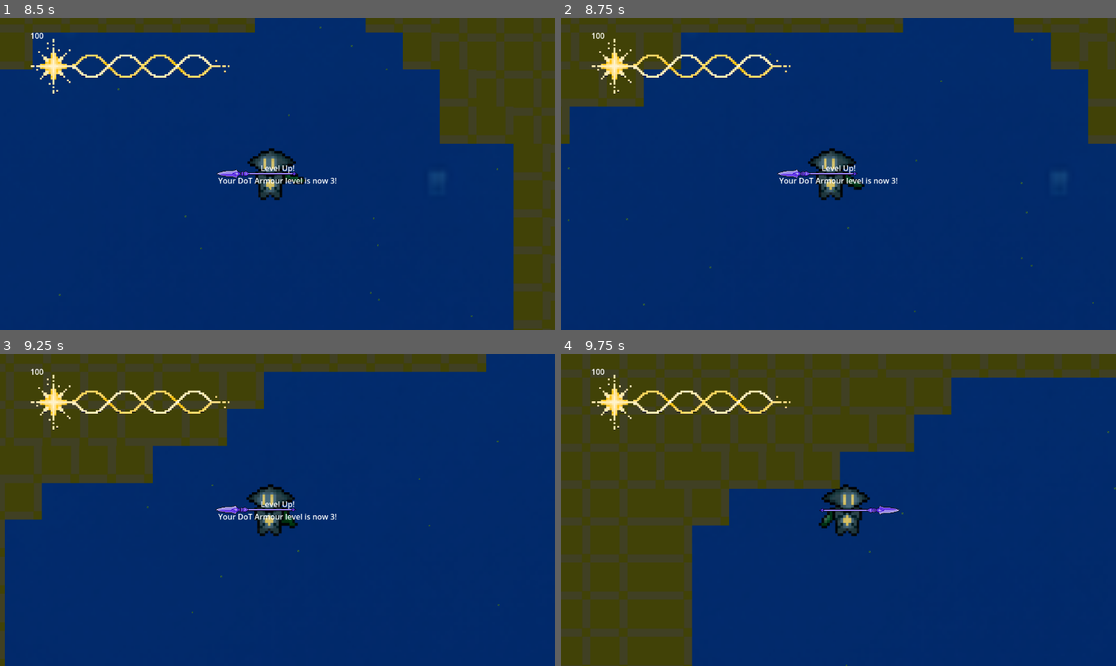
Above: before the commit, frames 1-4 (two rows, left to right).
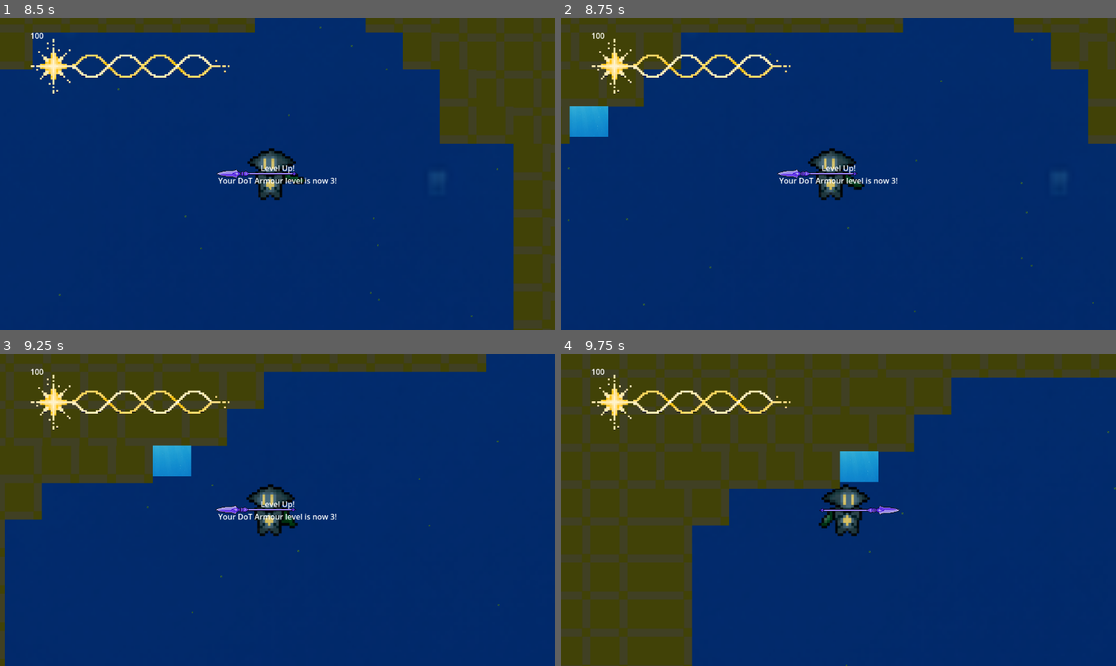
Above: after the commit, the same moments.

Repository: CommanderTuna999/Ocean-Game
Game: Godot game, scene res://Scenes/Game.tscn
Two runs of this game, one before a commit and one after it. Both use one fixed random seed, a clock stepped at 60 frames per second and the inputs below. The engine's default icon, where the game draws it, is replaced by a stand-in: a white triangle on a blue panel in a dark square.
Inputs (mouse positions are in pixels of both pictures, inside the frame that each line leads up to):
- Up to frame 1 (8.5 s): move the mouse to (249, 236) at 0.52 s; hold D (Right) 0.53-2.03 s; tap Q (Dash) at 0.6, 4.35, 8.1 s; tap W (Up) at 0.77, 1.52, 3.02, 3.77, 4.52, 6.02, 6.77, 7.52 s; move the mouse to (444, 220) at 1.27 s; tap Space (Harpoon) at 1.35, 5.1 s; move the mouse to (111, 127) at 2.02 s; hold Shift (Shift) 2.03-2.78 s; hold A (Left) 2.03-4.28 s; move the mouse to (305, 174) at 2.77 s; tap N (armour_level_test) at 2.85, 6.6 s; move the mouse to (194, 96) at 3.52 s; click (194, 96) at 3.6 s; move the mouse to (399, 158) at 4.27 s; hold D (Right) 4.28-8.03 s; move the mouse to (166, 189) at 5.02 s; move the mouse to (333, 105) at 5.77 s; tap Shift (Shift) at 5.85 s; move the mouse to (249, 236) at 6.52 s; move the mouse to (444, 220) at 7.27 s; click (444, 220) at 7.35 s; move the mouse to (111, 127) at 8.02 s; hold A (Left) from 8.03 s (still down)
- Up to frame 2 (8.75 s): keep holding A (Left)
- Up to frame 3 (9.25 s): keep holding A (Left); move the mouse to (305, 510) at 8.77 s; tap Space (Harpoon) at 8.85 s; tap W (Up) at 9.02 s
- Up to frame 4 (9.75 s): move the mouse to (755, 432) at 9.52 s; release A (Left) at 9.53 s; hold D (Right) from 9.53 s (still down); hold Shift (Shift) from 9.53 s (still down)

Frame 1 is identical in both runs. In frame 2, 0.7% of the frame differs, in the area x 1-9%, y 28-39%; in frame 3, 0.7%, in the area x 27-35%, y 29-40%; in frame 4, 0.7%.

Commit message:
basically did nothing, just changed thehitbox a lil for seahorse

Diff:
--- a/main game---ocean-thing/Scenes/seahorse_projectile.tscn
+++ b/main game---ocean-thing/Scenes/seahorse_projectile.tscn
@@ -24,14 +24,13 @@
 [node name="seahorse_projectile" type="CharacterBody2D" unique_id=524211509 groups=["seahorse_projectile"]]
 scale = Vector2(3.64, 4.28)
 collision_layer = 8
-collision_mask = 10
+collision_mask = 2
 script = ExtResource("1_qh253")
 
 [node name="AnimatedSprite2D" type="AnimatedSprite2D" parent="." unique_id=359251092]
-position = Vector2(0, -1)
+position = Vector2(0, 1.1920929e-07)
 scale = Vector2(0.048177082, 0.048177086)
 sprite_frames = SubResource("SpriteFrames_kvis1")
 
 [node name="CollisionShape2D" type="CollisionShape2D" parent="." unique_id=253376344]
-position = Vector2(0, -1)
 shape = SubResource("RectangleShape2D_qh253")
